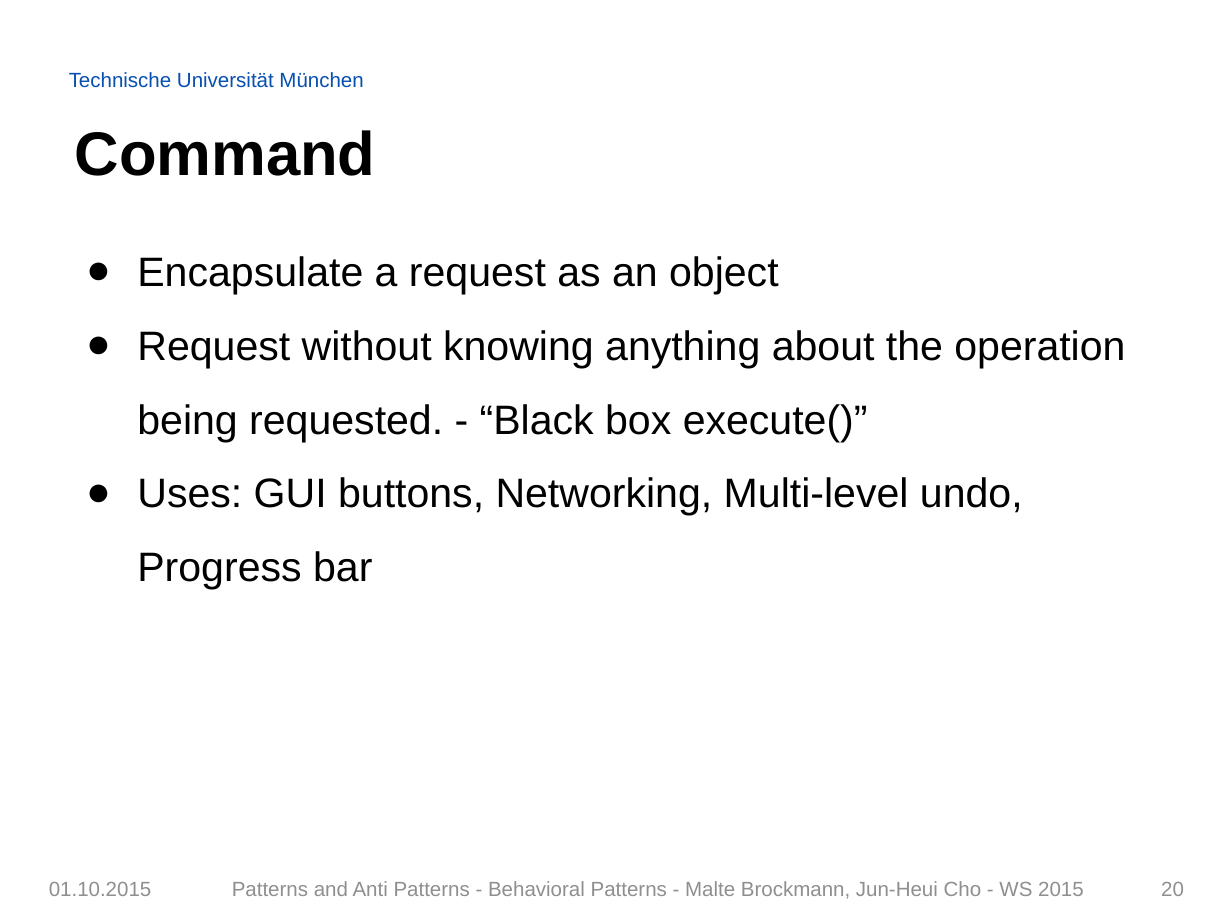
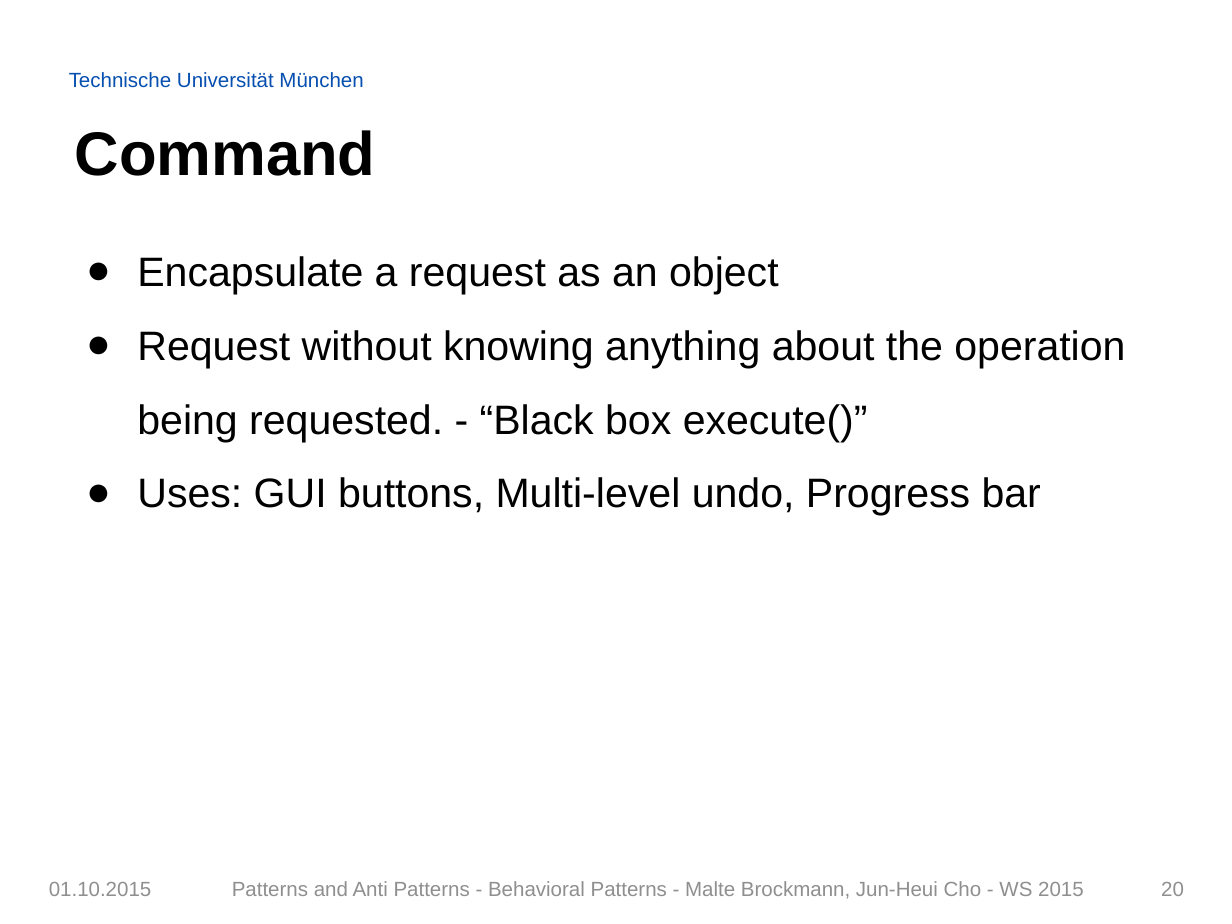
Before and after one commit to Painted6/Behavioral-design-patterns, a slide deck: slide 20 of Behavioral Patterns - JS Patterns and Anti Patterns.pptx. Drawn at 1232x924 pixels with LibreOffice and Linux fonts; fonts in the diff are those of the drawing; background and template pictures are left out. Boxes give left, top, right and bottom in pixels: in the first picture for what was removed or moved away, otherwise in the second. Text is boxed around its words. In the diff, an @@ line names an element or a change of style, - is before the commit and + after.

```diff
--- a/Behavioral Patterns - JS Patterns and Anti Patterns.pptx
+++ b/Behavioral Patterns - JS Patterns and Anti Patterns.pptx
@@ text at (137, 477, 1041, 516): text changed @@
-● Uses: GUI buttons, Networking, Multi-level undo, Progress bar
+● Uses: GUI buttons, Multi-level undo, Progress bar
```
Also in this commit, not shown: 2 other slides changed.
